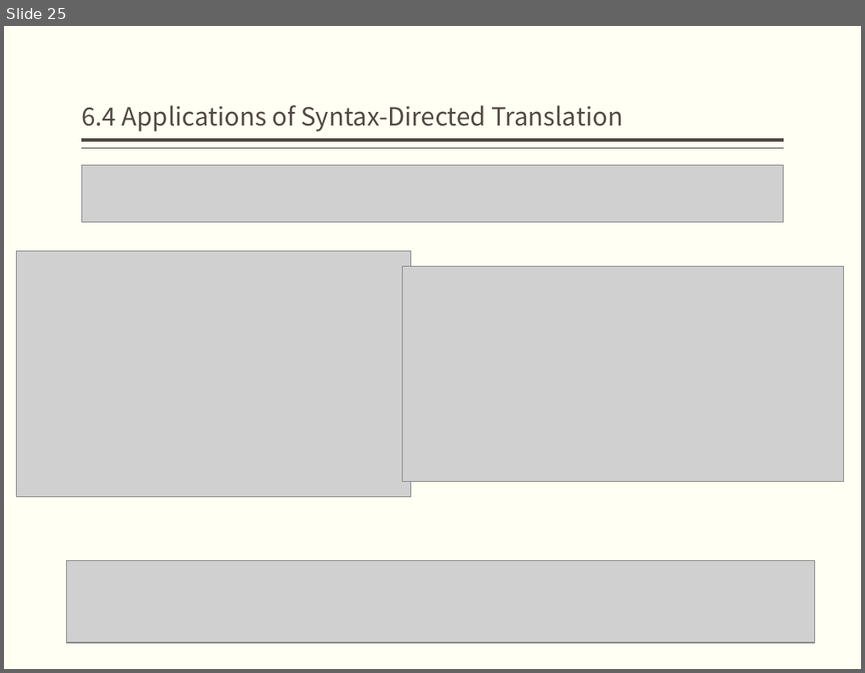
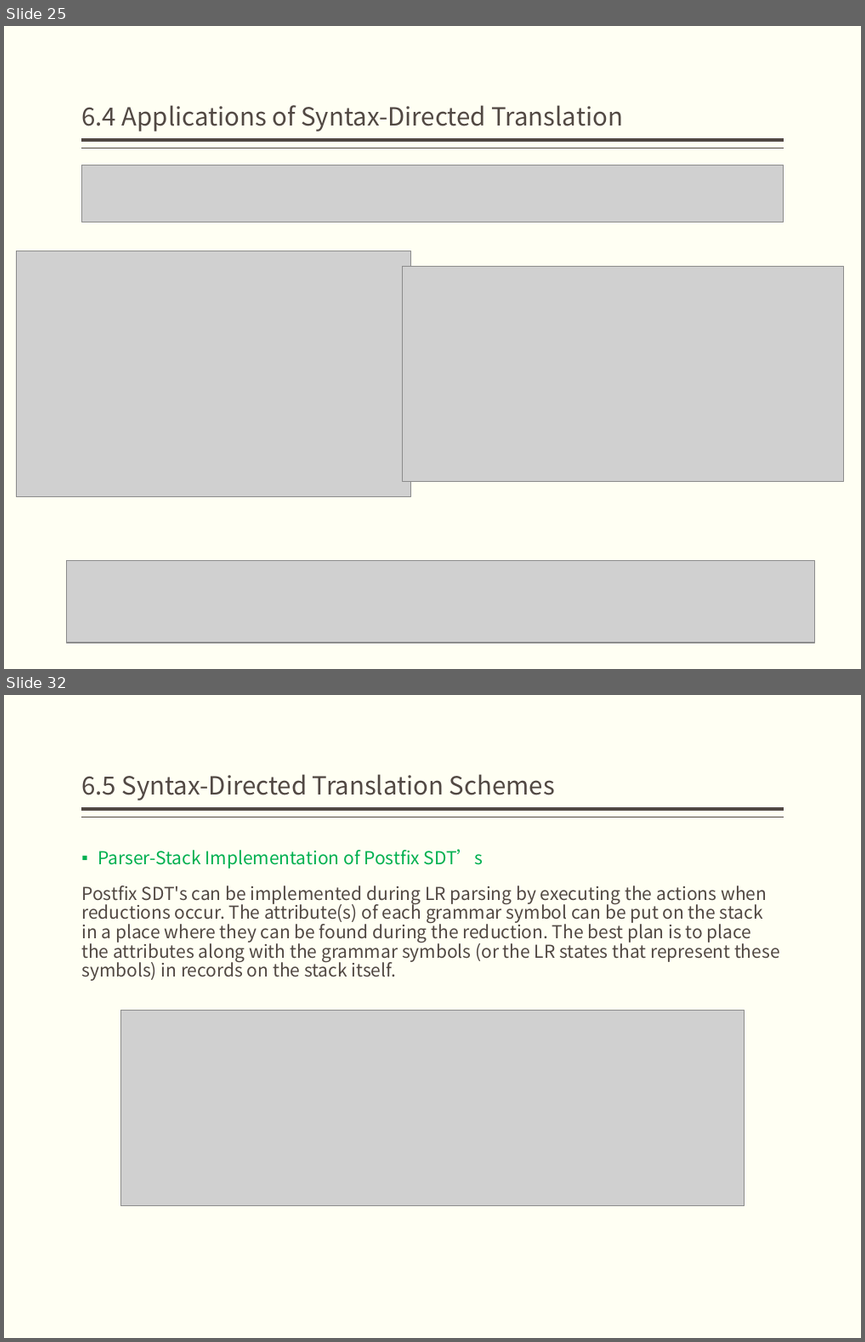
Before and after one commit to bonkboykz/jz81.github.io, a slide deck: course/compiler/LectureNotes/(Spring2017)Lecture6.pptx. Shown one above the other, each under a label of ours: slide 25 before the commit, slides 25 and 32 after it; the slides between them are not shown. The pictures are 865x673 and 865x1342 pixels, drawn with LibreOffice and Linux fonts; fonts in the diff are those of the drawing; grey boxes stand for pictures. Boxes give left, top, right and bottom in pixels: in the first picture for what was removed or moved away, otherwise in the second. Text is boxed around its words. In the diff, an @@ line names an element or a change of style, - is before the commit and + after.

```diff
--- a/course/compiler/LectureNotes/(Spring2017)Lecture6.pptx
+++ b/course/compiler/LectureNotes/(Spring2017)Lecture6.pptx
@@ slide 32 added at box(4, 695, 861, 1338), background #FFFFF3; not listed: 2 template elements that a slide beside it also shows @@
@@ title added at box(81, 774, 555, 800), 21 pt, text #514843 @@
+6.5 Syntax-Directed Translation Schemes
@@ text added at box(81, 849, 780, 981), 15 pt, text #514843 @@
+▪ Parser-Stack Implementation of Postfix SDT’s
+Postfix SDT's can be implemented during LR parsing by executing the actions when reductions occur. The attribute(s) of each grammar symbol can be put on the stack in a place where they can be found during the reduction. The best plan is to place the attributes along with the grammar symbols (or the LR states that represent these symbols) in records on the stack itself.
@@ picture added at box(120, 1010, 744, 1206) @@
```
Also in this commit, not shown: 2 slides changed, 16 other slides added.
